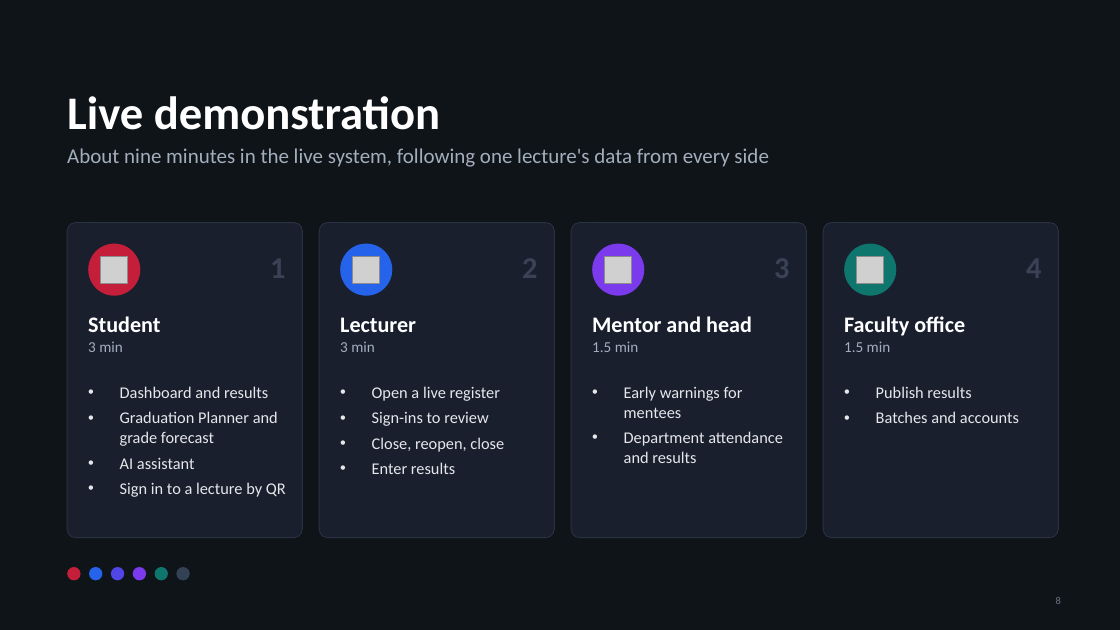
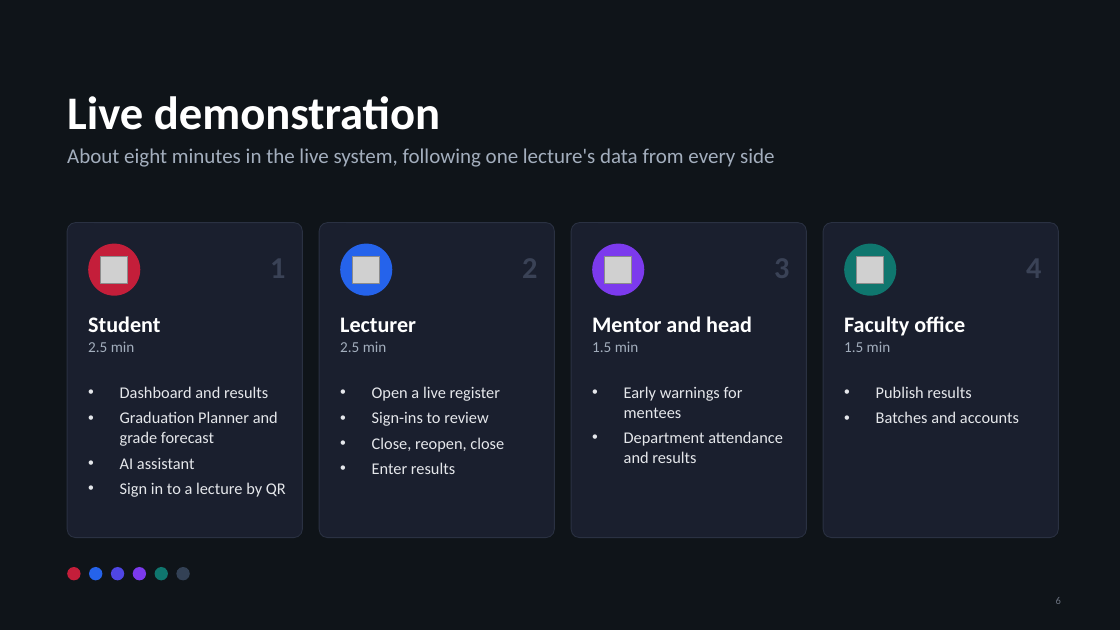
Before and after one commit to Senadheera-eng/Performance-Evaluation-System, a slide deck: slide 6 of presentations/PES_Mid_Progress_Evaluation.pptx (slide 8 before the commit). Drawn at 1120x630 pixels with LibreOffice and Linux fonts; fonts in the diff are those of the drawing; grey boxes stand for pictures. Boxes give left, top, right and bottom in pixels: in the first picture for what was removed or moved away, otherwise in the second. Text is boxed around its words. In the diff, an @@ line names an element or a change of style, - is before the commit and + after.

```diff
--- a/presentations/PES_Mid_Progress_Evaluation.pptx
+++ b/presentations/PES_Mid_Progress_Evaluation.pptx
@@ text at [67,148,774,167]: text changed @@
-About nine minutes in the live system, following one lecture's data from every side
+About eight minutes in the live system, following one lecture's data from every side
@@ text at [88,341,135,352]: text changed @@
-3 min
+2.5 min
@@ text at [340,341,387,352]: text changed @@
-3 min
+2.5 min
```
Also in this commit, not shown: 7 other slides changed, 4 slides added.
